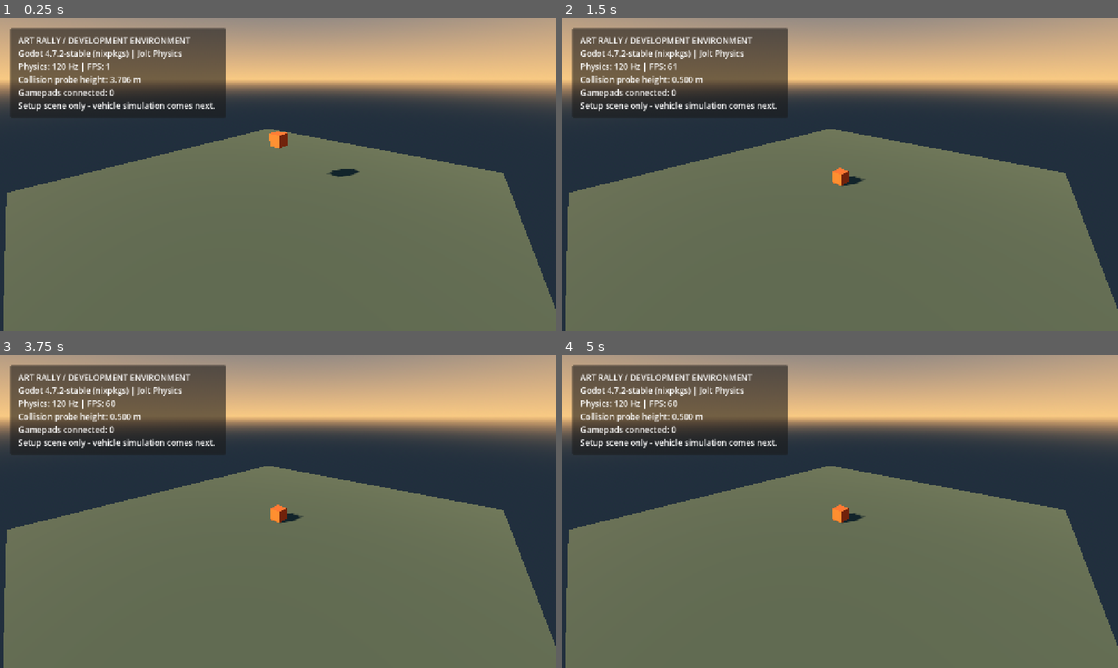
Above: before the commit, frames 1-4 (two rows, left to right).
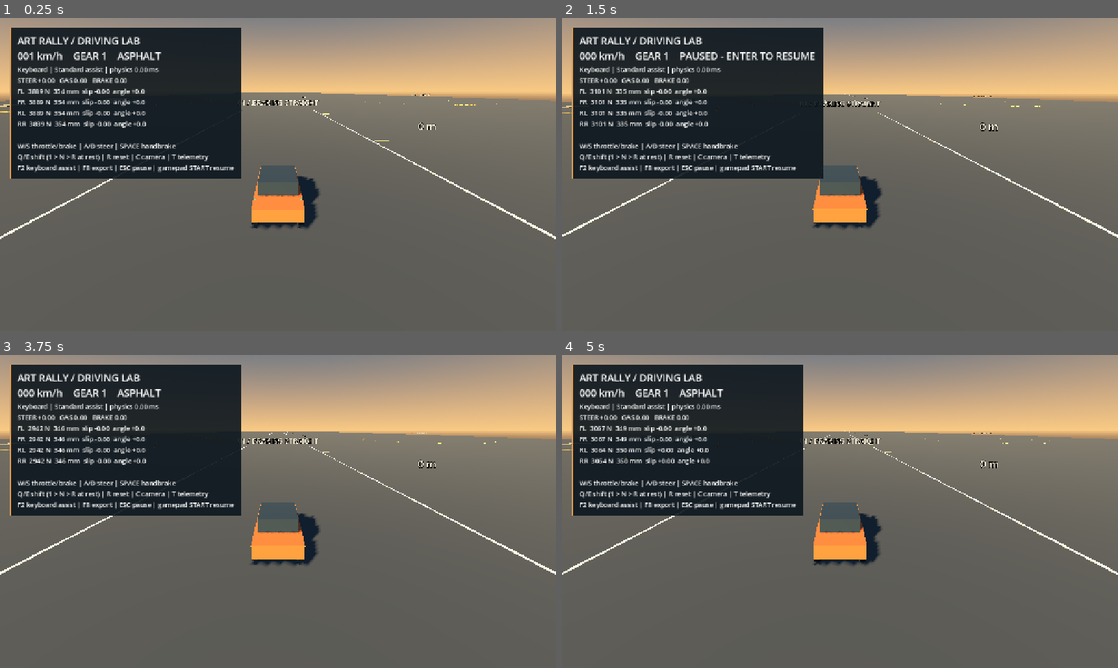
Above: after the commit, the same moments.

Repository: YicongCao/Art-Rally
Game: Godot game, scene res://scenes/dev/driving_lab.tscn
Two runs of this game, one before a commit and one after it. Both use one fixed random seed, a clock stepped at 60 frames per second and the inputs below. Before the commit the project starts from res://scenes/dev/environment_check.tscn.
Inputs (mouse positions are in pixels of both pictures, inside the frame that each line leads up to):
- Up to frame 1 (0.25 s): no input
- Up to frame 2 (1.5 s): tap Enter at 0.5 s; move the mouse to (962, 158) at 0.52 s; hold D (steer_right) 0.53-1.25 s; tap W (throttle) at 0.6 s; click (962, 158) at 0.67 s; tap R (reset_vehicle) at 1.25 s; drag from (728, 190) to (812, 237) at 1.27 s
- Up to frame 3 (3.75 s): tap R (reset_vehicle) at 2, 2.75, 3.5 s; move the mouse to (333, 442) at 2.02 s; hold D (steer_right) 2.03-2.75 s; tap W (throttle) at 2.1 s; drag from (250, 574) to (111, 464) at 2.77 s; move the mouse to (444, 558) at 3.52 s; hold A (steer_left) from 3.53 s (still down); tap Enter at 3.6 s
- Up to frame 4 (5 s): tap W (throttle) at 3.8 s; release A (steer_left) at 4.25 s; drag from (673, 464) to (756, 433) at 4.27 s

The runs differ from the first frame. In frame 1, 35% of the frame differs, in the area x 0-100%, y 3-100%; in frame 2, 38%; in frame 3, 38%, in the area x 0-100%, y 0-100%; in frame 4, 38%.

Commit message:
feat(m1): make driving lab playable with cameras HUD reset and telemetry

Diff:
--- a/project.godot
+++ b/project.godot
@@ -11,7 +11,7 @@
 [application]
 
 config/name="Art Rally"
-run/main_scene="res://scenes/dev/environment_check.tscn"
+run/main_scene="res://scenes/dev/driving_lab.tscn"
 config/features=PackedStringArray("4.7", "Forward Plus")
 
 [display]
--- a/scenes/dev/driving_lab.tscn
+++ b/scenes/dev/driving_lab.tscn
@@ -1,6 +1,7 @@
-[gd_scene load_steps=5 format=3]
+[gd_scene load_steps=6 format=3]
 
 [ext_resource type="Script" path="res://scripts/world/test_ground.gd" id="1"]
+[ext_resource type="Script" path="res://scripts/dev/driving_lab.gd" id="2"]
 
 [sub_resource type="ProceduralSkyMaterial" id="SkyMaterial"]
 sky_top_color = Color(0.16, 0.28, 0.4, 1)
@@ -20,6 +21,7 @@
 tonemap_mode = 2
 
 [node name="DrivingLab" type="Node3D"]
+script = ExtResource("2")
 
 [node name="Ground" type="Node3D" parent="."]
 script = ExtResource("1")
--- /dev/null
+++ b/scripts/dev/driving_lab.gd
@@ -0,0 +1,157 @@
+extends Node3D
+
+var vehicle: RallyVehicle
+var controls: RallyInputController
+var recorder := VehicleTelemetryRecorder.new()
+var camera: Camera3D
+var readout: Label
+var details: Label
+var notice: Label
+var debug_mesh := ImmediateMesh.new()
+var debug_visual: MeshInstance3D
+var hud_clock: float = 0.0
+var camera_mode: int = 0
+var camera_snap: bool = true
+var telemetry_visible: bool = true
+var light_assist: bool = false
+
+
+func _ready() -> void:
+	process_mode = Node.PROCESS_MODE_ALWAYS
+	vehicle = RallyVehicle.new()
+	vehicle.name = "Vehicle"
+	vehicle.position = TestGround.SPAWN
+	vehicle.process_mode = Node.PROCESS_MODE_PAUSABLE
+	add_child(vehicle)
+	controls = RallyInputController.new()
+	add_child(controls)
+	vehicle.command_source = controls.sample
+	controls.pause_requested.connect(_toggle_pause)
+	controls.reset_requested.connect(_reset)
+	controls.camera_requested.connect(func(): camera_mode = (camera_mode + 1) % 2; camera_snap = true)
+	controls.telemetry_requested.connect(func(): telemetry_visible = not telemetry_visible)
+	controls.profile_requested.connect(_toggle_profile)
+	controls.export_requested.connect(_export)
+	camera = $Camera
+	_build_hud()
+	debug_visual = MeshInstance3D.new()
+	debug_visual.mesh = debug_mesh
+	var material := StandardMaterial3D.new()
+	material.shading_mode = BaseMaterial3D.SHADING_MODE_UNSHADED
+	material.vertex_color_use_as_albedo = true
+	debug_visual.material_override = material
+	add_child(debug_visual)
+
+
+func _build_hud() -> void:
+	var layer := CanvasLayer.new()
+	add_child(layer)
+	var panel := PanelContainer.new()
+	panel.position = Vector2(22, 22)
+	var style := StyleBoxFlat.new()
+	style.bg_color = Color(0.05, 0.09, 0.12, 0.91)
+	style.border_width_left = 4
+	style.border_color = Color("e09b4f")
+	style.content_margin_left = 18
+	style.content_margin_right = 18
+	style.content_margin_top = 14
+	style.content_margin_bottom = 14
+	panel.add_theme_stylebox_override("panel", style)
+	layer.add_child(panel)
+	var column := VBoxContainer.new()
+	panel.add_child(column)
+	readout = Label.new()
+	readout.add_theme_font_size_override("font_size", 23)
+	column.add_child(readout)
+	details = Label.new()
+	details.add_theme_font_size_override("font_size", 15)
+	column.add_child(details)
+	notice = Label.new()
+	notice.text = "W/S throttle/brake | A/D steer | SPACE handbrake\nQ/E shift (1 > N > R at rest) | R reset | C camera | T telemetry\nF2 keyboard assist | F8 export | ESC pause | gamepad START resume"
+	notice.add_theme_font_size_override("font_size", 15)
+	column.add_child(notice)
+
+
+func _physics_process(_dt: float) -> void:
+	if get_tree().paused: return
+	recorder.capture(vehicle)
+	if vehicle.position.y < -15: _reset()
+
+
+func _process(dt: float) -> void:
+	var pose := vehicle.get_global_transform_interpolated()
+	var forward := -pose.basis.z
+	forward.y = 0
+	forward = forward.normalized()
+	var target := pose.origin + Vector3.UP * 0.65
+	var desired := target - forward * 7.5 + Vector3.UP * 3.0
+	if camera_mode == 1:
+		desired = pose * Vector3(0, 1.0, -0.9)
+		target = desired + forward * 15
+	if camera_snap or camera_mode == 1:
+		camera.position = desired
+		camera_snap = false
+	else:
+		camera.position = camera.position.lerp(desired, 1.0 - exp(-6.0 * dt))
+	camera.look_at(target, Vector3.UP)
+	hud_clock += dt
+	if hud_clock < 0.05: return
+	hud_clock = 0
+	readout.text = "ART RALLY / DRIVING LAB\n%03d km/h    GEAR %s    %s" % [vehicle.linear_velocity.length() * 3.6, _gear_name(), "PAUSED - ENTER TO RESUME" if get_tree().paused else "ASPHALT"]
+	details.visible = telemetry_visible
+	debug_visual.visible = telemetry_visible
+	if telemetry_visible:
+		details.text = "%s | %s assist | physics %.2f ms\nSTEER %+.2f   GAS %.2f   BRAKE %.2f\n" % ["Keyboard" if controls.active_device < 0 else "Gamepad %d" % controls.active_device, "Light" if light_assist else "Standard", vehicle.physics_usec / 1000.0, vehicle.command.steer, vehicle.command.throttle, vehicle.command.brake]
+		for i: int in range(4):
+			var wheel := vehicle.wheels[i]
+			details.text += "%s  %4d N  %3d mm  slip %+.2f  angle %+.1f\n" % [["FL", "FR", "RL", "RR"][i], wheel.load, wheel.length * 1000, wheel.slip, rad_to_deg(wheel.slip_angle)]
+		_draw_forces()
+
+
+func _draw_forces() -> void:
+	debug_mesh.clear_surfaces()
+	debug_mesh.surface_begin(Mesh.PRIMITIVE_LINES)
+	for wheel: RallyWheelState in vehicle.wheels:
+		if not wheel.grounded: continue
+		debug_mesh.surface_set_color(Color("5bd2a8"))
+		debug_mesh.surface_add_vertex(wheel.point)
+		debug_mesh.surface_add_vertex(wheel.point + wheel.normal * wheel.load / 4000)
+		debug_mesh.surface_set_color(Color("e6b564"))
+		debug_mesh.surface_add_vertex(wheel.point + Vector3.UP * 0.05)
+		debug_mesh.surface_add_vertex(wheel.point + Vector3.UP * 0.05 + (wheel.forward * wheel.longitudinal_force + wheel.right * wheel.lateral_force) / 3000)
+	# An empty surface is invalid while airborne.
+	debug_mesh.surface_add_vertex(Vector3(0, -2, 0))
+	debug_mesh.surface_add_vertex(Vector3(0, -2, 0))
+	debug_mesh.surface_end()
+
+
+func _gear_name() -> String:
+	return "R" if vehicle.drivetrain.gear < 0 else ("N" if vehicle.drivetrain.gear == 0 else str(vehicle.drivetrain.gear))
+
+
+func _toggle_pause() -> void:
+	if get_tree().paused:
+		controls.resume()
+		get_tree().paused = false
+	else:
+		controls.suspend()
+		get_tree().paused = true
+
+
+func _reset() -> void:
+	controls.clear()
+	vehicle.request_reset(Transform3D(Basis.IDENTITY, TestGround.SPAWN))
+	camera_snap = true
+
+
+func _toggle_profile() -> void:
+	light_assist = not light_assist
+	controls.filter.profile = InputProfile.light_assist() if light_assist else InputProfile.new()
+
+
+func _export() -> void:
+	controls.suspend()
+	get_tree().paused = true
+	var path := recorder.export_csv(vehicle)
+	notice.text = "Export failed" if path.is_empty() else "Telemetry exported. ENTER resumes.\n" + path
+	print("Telemetry export: ", path)
--- /dev/null
+++ b/scripts/vehicle/telemetry_recorder.gd
@@ -0,0 +1,53 @@
+class_name VehicleTelemetryRecorder
+extends RefCounted
+
+const MAX_FRAMES := 120 * 120
+const HEADER := "tick,speed_mps,px,py,pz,yaw_rad,roll_rad,pitch_rad,steer,throttle,brake,handbrake,gear,physics_usec"
+var frames: Array[PackedFloat64Array] = []
+var cursor: int = 0
+
+
+func capture(vehicle: RallyVehicle) -> void:
+	var row := PackedFloat64Array([
+		vehicle.simulation_tick, vehicle.linear_velocity.length(), vehicle.position.x, vehicle.position.y, vehicle.position.z,
+		vehicle.rotation.y, vehicle.rotation.z, vehicle.rotation.x, vehicle.command.steer, vehicle.command.throttle,
+		vehicle.command.brake, vehicle.command.handbrake, vehicle.drivetrain.gear, vehicle.physics_usec,
+	])
+	for wheel: RallyWheelState in vehicle.wheels:
+		row.append_array(PackedFloat64Array([float(wheel.grounded), wheel.load, wheel.length, wheel.omega, wheel.slip, wheel.slip_angle, wheel.longitudinal_force, wheel.lateral_force]))
+	if frames.size() < MAX_FRAMES:
+		frames.append(row)
+	else:
+		frames[cursor] = row
+	cursor = (cursor + 1) % MAX_FRAMES
+
+
+func export_csv(vehicle: RallyVehicle) -> String:
+	var directory := "user://telemetry"
+	if DirAccess.make_dir_recursive_absolute(directory) != OK: return ""
+	var stem := directory + "/run_%d_%d" % [Time.get_unix_time_from_system(), Time.get_ticks_msec()]
+	var file := FileAccess.open(stem + ".csv", FileAccess.WRITE)
+	if file == null: return ""
+	var header := HEADER
+	for corner: String in ["fl", "fr", "rl", "rr"]:
+		for field: String in ["contact", "load_n", "length_m", "omega_rads", "slip", "angle_rad", "fx_n", "fy_n"]:
+			header += ",%s_%s" % [corner, field]
+	file.store_line(header)
+	var first := cursor if frames.size() == MAX_FRAMES else 0
+	for i: int in range(frames.size()):
+		var cells := PackedStringArray()
+		for value: float in frames[(first + i) % frames.size()]: cells.append(str(value))
+		file.store_csv_line(cells)
+	file.close()
+	var metadata := {"engine": Engine.get_version_info()["string"], "physics_hz": Engine.physics_ticks_per_second, "vehicle": _properties(vehicle.config), "tire": _properties(vehicle.tire), "frames": frames.size()}
+	var info := FileAccess.open(stem + ".json", FileAccess.WRITE)
+	if info != null: info.store_string(JSON.stringify(metadata, "\t"))
+	return ProjectSettings.globalize_path(stem + ".csv")
+
+
+func _properties(resource: Resource) -> Dictionary:
+	var result := {}
+	for property: Dictionary in resource.get_property_list():
+		if property.usage & PROPERTY_USAGE_SCRIPT_VARIABLE:
+			result[property.name] = str(resource.get(property.name))
+	return result
--- a/tests/world_test.gd
+++ b/tests/world_test.gd
@@ -13,6 +13,20 @@
 		check(not hit.is_empty() and absf(hit.position.y) < 0.01, "Driveable surface at %s" % at)
 	var bump := space.intersect_ray(PhysicsRayQueryParameters3D.create(Vector3(-65, 3, -30), Vector3(-65, -1, -30), 1))
 	check(not bump.is_empty() and bump.position.y > 0.08, "Bump exists in collision geometry")
+	await ticks(12)
+	check(scene.recorder.frames.size() > 0, "Playable scene records telemetry on physics ticks")
+	scene._toggle_pause()
+	check(paused and scene.controls.blocked, "Pause blocks vehicle input")
+	scene._toggle_pause()
+	check(not paused and not scene.controls.blocked, "Explicit resume clears blocked state")
+	var path: String = scene.recorder.export_csv(scene.vehicle)
+	check(not path.is_empty() and FileAccess.file_exists(path), "Telemetry CSV and metadata export succeeds")
+	if not path.is_empty():
+		var csv := FileAccess.open(path, FileAccess.READ)
+		check(csv.get_csv_line().size() == csv.get_csv_line().size(), "Telemetry header and sample columns match")
+		csv.close()
+		DirAccess.remove_absolute(path)
+		DirAccess.remove_absolute(path.replace(".csv", ".json"))
 	scene.queue_free()
 	await process_frame
 	finish()
Not shown, added: scripts/dev/driving_lab.gd.uid
Not shown, added: scripts/vehicle/telemetry_recorder.gd.uid
Not shown, changed: README.md
